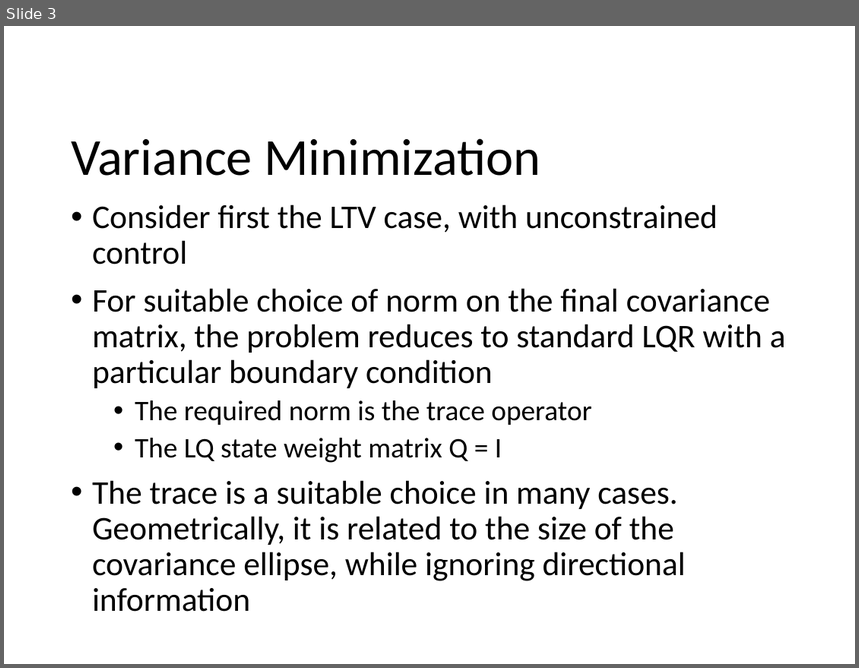
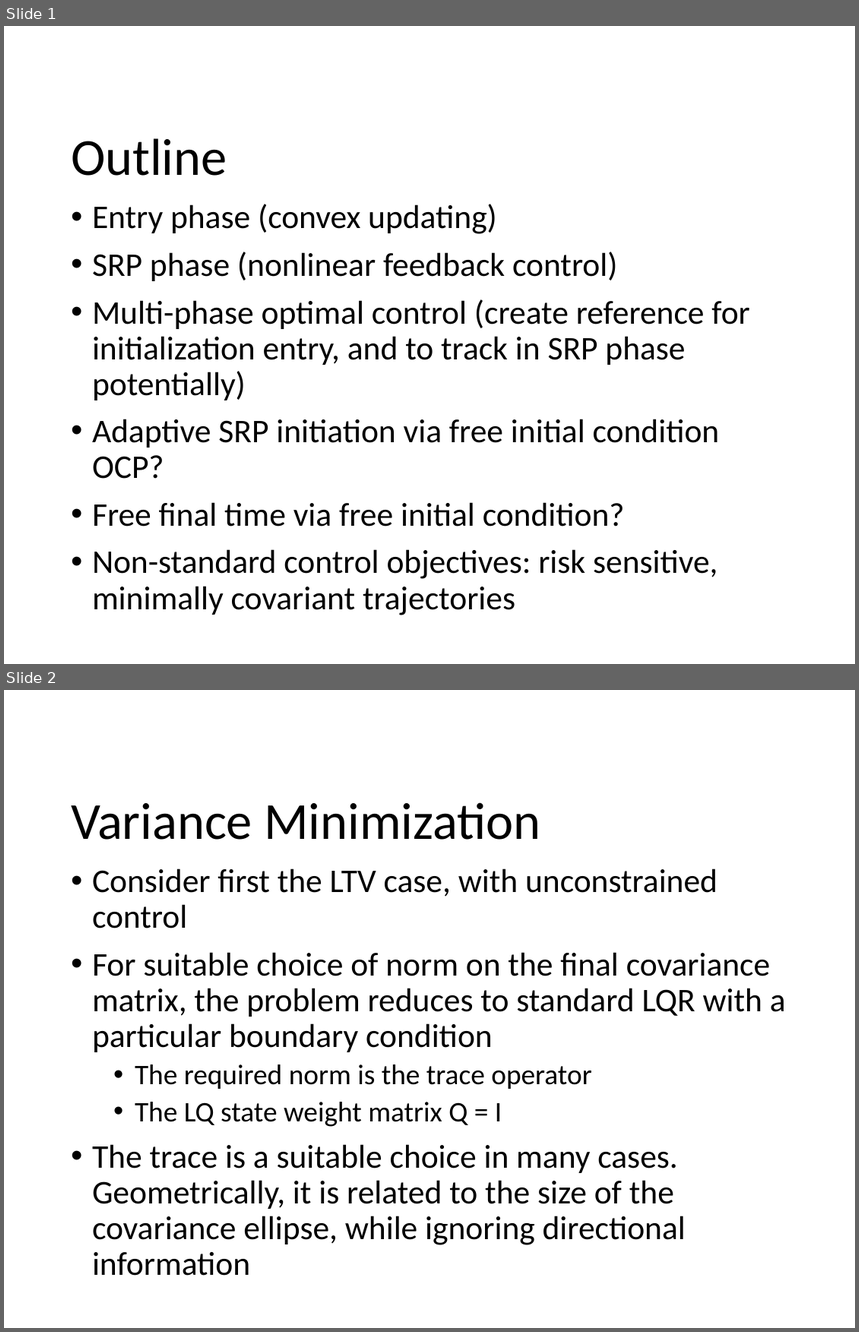
Before and after one commit to CDNoyes/EDL-Py, a slide deck: Documents/Qual Exam.pptx. Shown one above the other, each under a label of ours: slide 3 before the commit, slides 1 and 2 after it. The pictures are 859x668 and 859x1332 pixels, drawn with LibreOffice and Linux fonts; fonts in the diff are those of the drawing; background and template pictures are left out. Boxes give left, top, right and bottom in pixels: in the first picture for what was removed or moved away, otherwise in the second. Text is boxed around its words. In the diff, an @@ line names an element or a change of style, - is before the commit and + after.

```diff
--- a/Documents/Qual Exam.pptx
+++ b/Documents/Qual Exam.pptx
@@ slide 1 added at [4, 26, 855, 664], background #FFFFFF @@
@@ title added at [71, 138, 227, 176], 44 pt, text #000000 @@
+Outline
@@ text added at [92, 204, 750, 616], 28 pt, text #000000 @@
+• Entry phase (convex updating)
+• SRP phase (nonlinear feedback control)
+• Multi-phase optimal control (create reference for initialization entry, and to track in SRP phase potentially)
+• Adaptive SRP initiation via free initial condition OCP?
+• Free final time via free initial condition?
+• Non-standard control objectives: risk sensitive, minimally covariant trajectories
@@ what was slide 3 is now slide 2 @@
```
Also in this commit, not shown: 1 other file.
